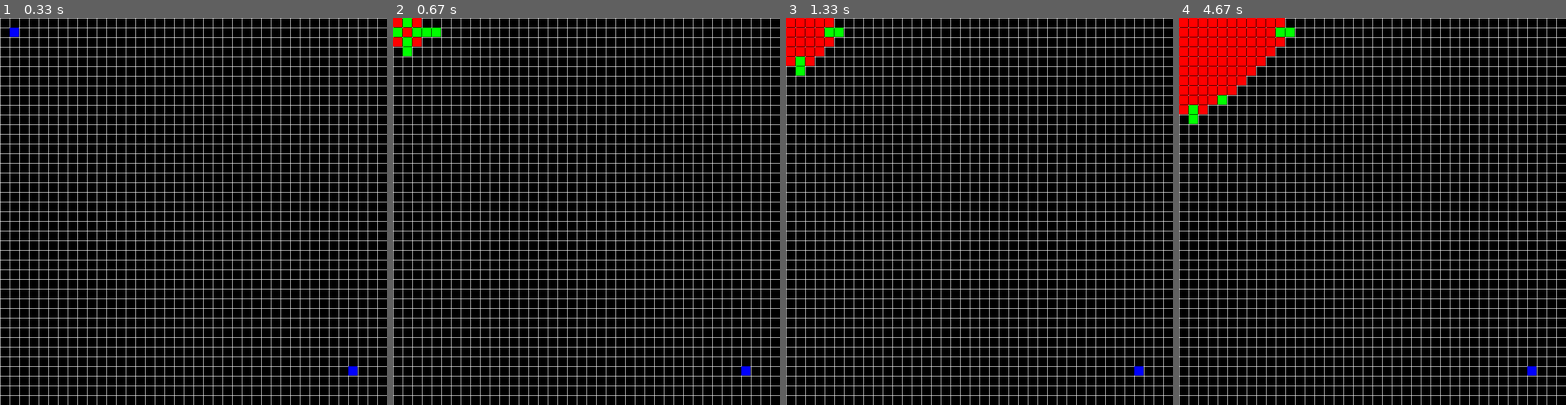
Above: before the commit, frames 1-4 (left to right).
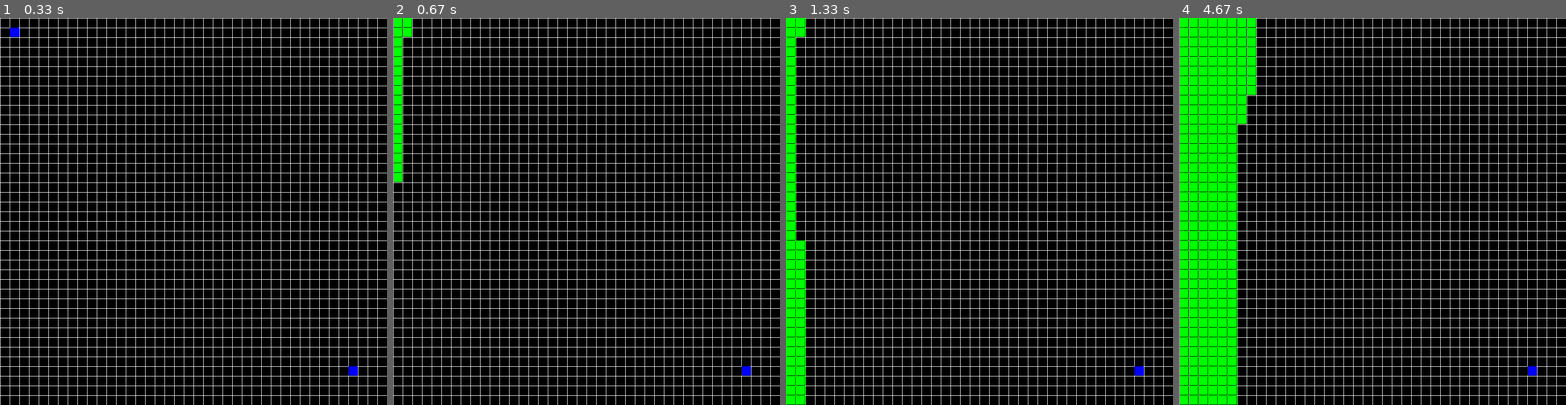
Above: after the commit, the same moments.

Repository: sayohnahilan/PathfindingVisualisations
Game: pygame game, started from app.py
The game is run twice, just before and just after one commit, with the same random seed, the same clock (stepped at 60 frames per second) and the same inputs.
Inputs:
- Up to frame 1 (0.33 s): no input
- Up to frame 2 (0.67 s): tap Space at 0.33 s
- Up to frame 3 (1.33 s): no input
- Up to frame 4 (4.67 s): no input

Frame 1 is identical in both runs. In frame 2, 1.4% of the frame differs, in the area x 0-13%, y 0-43%; in frame 3, 4.3%; in frame 4, 15%, in the area x 0-30%, y 0-100%.

Commit message:
workingDFS

Diff:
--- a/algorithms.py
+++ b/algorithms.py
@@ -1,5 +1,4 @@
 import queue
-import sys
 
 white = [255, 255, 255]
 black = [0, 0, 0]
@@ -11,7 +10,6 @@
 class Node:
     c = black
     parent = (0, 0)
-    g = sys.maxsize  # cost
 
 
 class Search:
@@ -25,9 +23,8 @@
         self.matrix = [[Node() for i in range(x)] for j in range(y)]
 
 
-    # when a wall is coloured in, give it a big cost
-    def makeWall(self, x, y, c):
-        self.matrix[x][y].g = sys.maxsize
+    # setter for a matrix location
+    def colourMatrix(self, x, y, c):
         self.matrix[x][y].c = c
 
     # return the nodes beside a start node
@@ -54,7 +51,6 @@
         # a queue to store nodes to check / travel to next
         myQueue = queue.Queue()
         myQueue.put(self.start)
-        self.atEndNode = False
 
         # set start node to cost 0
         self.matrix[self.start[0]][self.start[1]].g = 0
@@ -62,7 +58,6 @@
         # for every node in queue
         while not myQueue.empty():
             node = myQueue.get()
-            thisX, thisY = node
 
             # if at end node, stop
             if node == self.end:
@@ -76,20 +71,55 @@
                 if self.matrix[neiX][neiY].c == yellow:
                     continue
 
-                # if it is maxsize, it has not been visited (add to queue)
-                if self.matrix[neiX][neiY].g == sys.maxsize:
+                # only set parent if node has not already been visited
+                if self.matrix[neiX][neiY].c == black:
                     myQueue.put(nei)
-                    self.matrix[neiX][neiY].g = self.matrix[thisX][thisY].g + 1
+                    self.colourMatrix(neiX, neiY, green)
                     self.matrix[neiX][neiY].parent = node
                     self.colorQ.put((neiX, neiY, green))
                 else:
                     self.colorQ.put((neiX, neiY, red))
+        self.backtrack()
 
+    def depthFirstSearch(self):
+        # a queue to store nodes to check / travel to next
+        myQueue = queue.LifoQueue()
+        myQueue.put(self.start)
+
+        # for every node in queue
+        while not myQueue.empty() and self.atEndNode == False:
+            node = myQueue.get()
+            thisX, thisY = node
+
+            # if its a wall, don't do anything
+            if self.matrix[thisX][thisY].c == yellow:
+                continue
+
+            # make the current node green
+            self.colourMatrix(thisX, thisY, green)
+            self.colorQ.put((thisX, thisY, green))
+
+            # for each neighbor node
+            for nei in self.nodeNeighbors(node):
+                neiX, neiY = nei
+
+                # only set parent if node has not already been visited
+                if self.matrix[neiX][neiY].c == black:
+                    self.matrix[neiX][neiY].parent = node
+                    myQueue.put((neiX, neiY))
+
+                    # stop if end has been found
+                    if (neiX, neiY) == self.end:
+                        self.atEndNode = True
+                        break
+        self.backtrack()
+
+    def backtrack(self):
         cur = self.end
-        # make end node blue
-        self.colorQ.put((cur[0], cur[1], blue))
         while cur != self.start:
             # retrace steps and colour in path (using parent)
             cur = self.matrix[cur[0]][cur[1]].parent
             self.colorQ.put((cur[0], cur[1], white))
-        self.colorQ.put((cur[0], cur[1], blue))
+        # make start and end node blue
+        self.colorQ.put((self.end[0], self.end[1], blue))
+        self.colorQ.put((self.start[0], self.start[1], blue))
--- a/app.py
+++ b/app.py
@@ -27,7 +27,7 @@
 # endY = app.gameOptions["endY"].get()
 
 # dev
-alg = "Breadth First Search"
+alg = "Depth First Search"
 startX = 1
 startY = 1
 endX = 36
@@ -64,7 +64,7 @@
                 mouseX, mouseY = myBoard.findSquare(event.pos[0], event.pos[1])
                 square = pygame.Rect(mouseX, mouseY, 20, 20)
                 pygame.draw.rect(myBoard.screen, yellow, square)
-                mySearch.makeWall(mouseY // 20, mouseX // 20, yellow)
+                mySearch.colourMatrix(mouseY // 20, mouseX // 20, yellow)
             except:
                 pass
     pygame.display.update()
@@ -88,3 +88,6 @@
         x, y, c = colorQ.get()
         myBoard.colourOne(x, y, c)
         pygame.display.update()
+    else:
+        pygame.quit()
+        break
